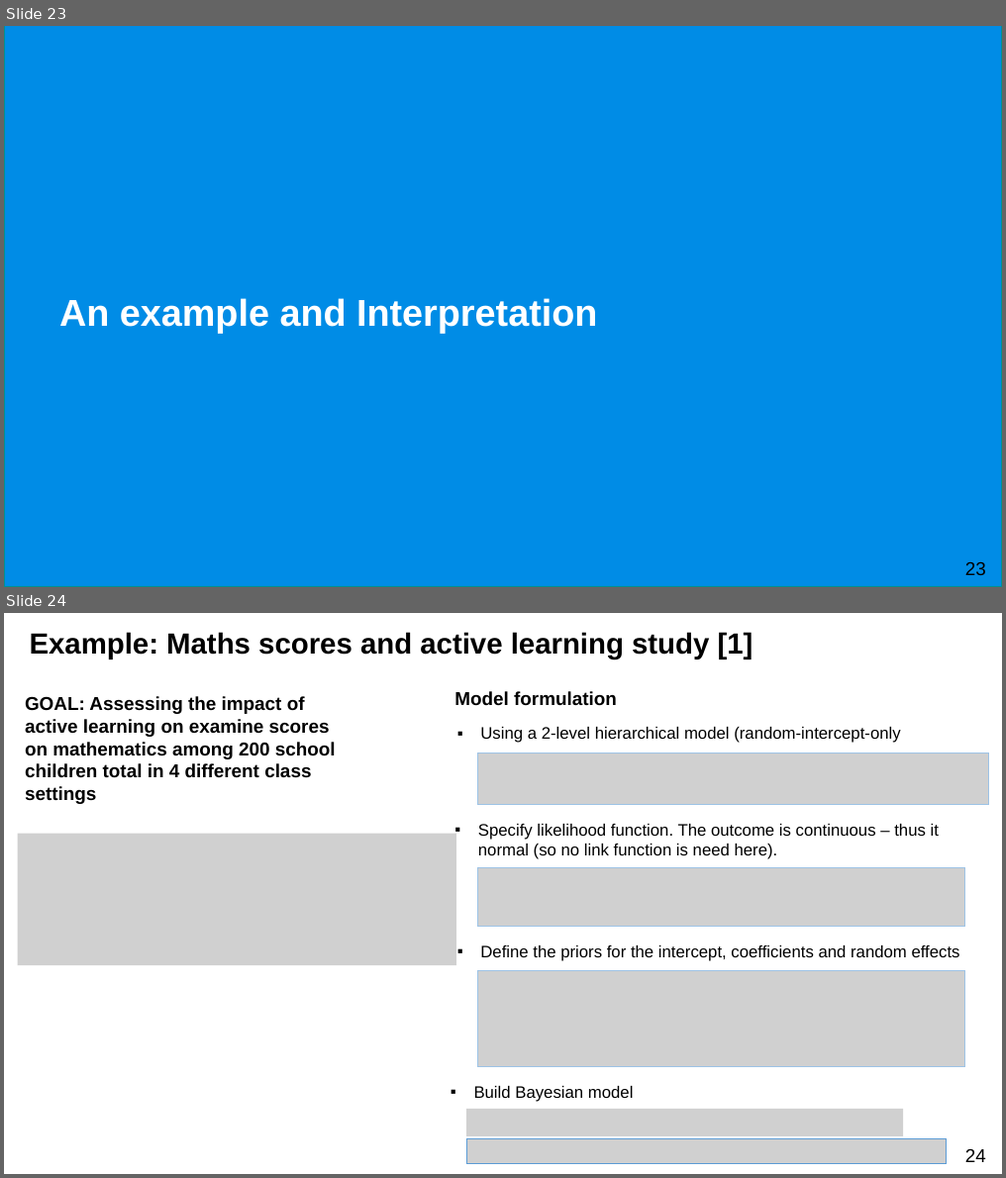
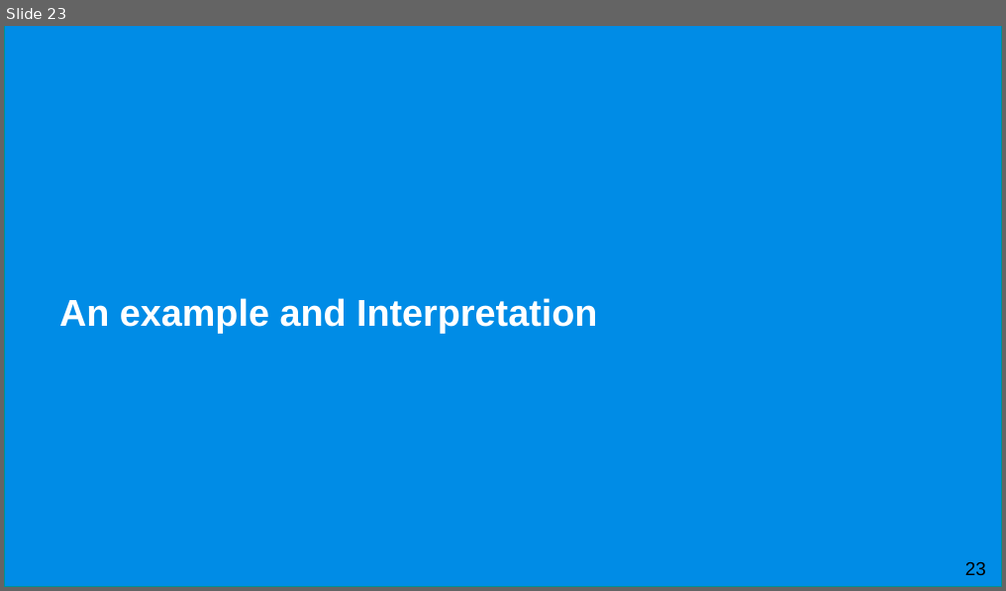
Before and after one commit to UCLPG-MSC-SGDS/GEOG0125, a slide deck: Lecture_notes_ppt/GEOG0125 Week 7 Lecture - Bayesian Hierarchical Models.pptx. Shown one above the other, each under a label of ours: slides 23 and 24 before the commit, slide 23 after it. The pictures are 1006x1178 and 1006x591 pixels, drawn with LibreOffice and Linux fonts; fonts in the diff are those of the drawing; grey boxes stand for pictures; background and template pictures are left out. Boxes give left, top, right and bottom in pixels: in the first picture for what was removed or moved away, otherwise in the second. Text is boxed around its words. In the diff, an @@ line names an element or a change of style, - is before the commit and + after.

```diff
--- a/Lecture_notes_ppt/GEOG0125 Week 7 Lecture - Bayesian Hierarchical Models.pptx
+++ b/Lecture_notes_ppt/GEOG0125 Week 7 Lecture - Bayesian Hierarchical Models.pptx
@@ slide 24 removed at (4, 613, 1002, 1174), background #FFFFFF @@
@@ text removed at (30, 632, 753, 660) @@
-Example: Maths scores and active learning study [1]
@@ text removed at (25, 696, 336, 804) @@
-GOAL: Assessing the impact of active learning on examine scores on mathematics among 200 school children total in 4 different class settings
@@ text removed at (454, 691, 617, 706) @@
-Model formulation
@@ text removed at (480, 727, 900, 743) @@
-▪ Using a 2-level hierarchical model (random-intercept-only
@@ picture removed at (478, 754, 989, 805) @@
@@ picture removed at (18, 834, 456, 966) @@
@@ text removed at (478, 824, 939, 860) @@
-▪ Specify likelihood function. The outcome is continuous – thus it normal (so no link function is need here).
@@ picture removed at (478, 867, 965, 926) @@
@@ text removed at (480, 946, 960, 961) @@
-▪ Define the priors for the intercept, coefficients and random effects
@@ picture removed at (478, 970, 965, 1067) @@
@@ text removed at (474, 1086, 634, 1102) @@
-▪ Build Bayesian model
@@ picture removed at (466, 1109, 904, 1137) @@
@@ picture removed at (466, 1140, 946, 1164) @@
@@ page number removed at (965, 1150, 986, 1162) @@
-24
```
Also in this commit, not shown: 11 slides changed, 5 slides added, 2 other slides removed, 2 other files.
